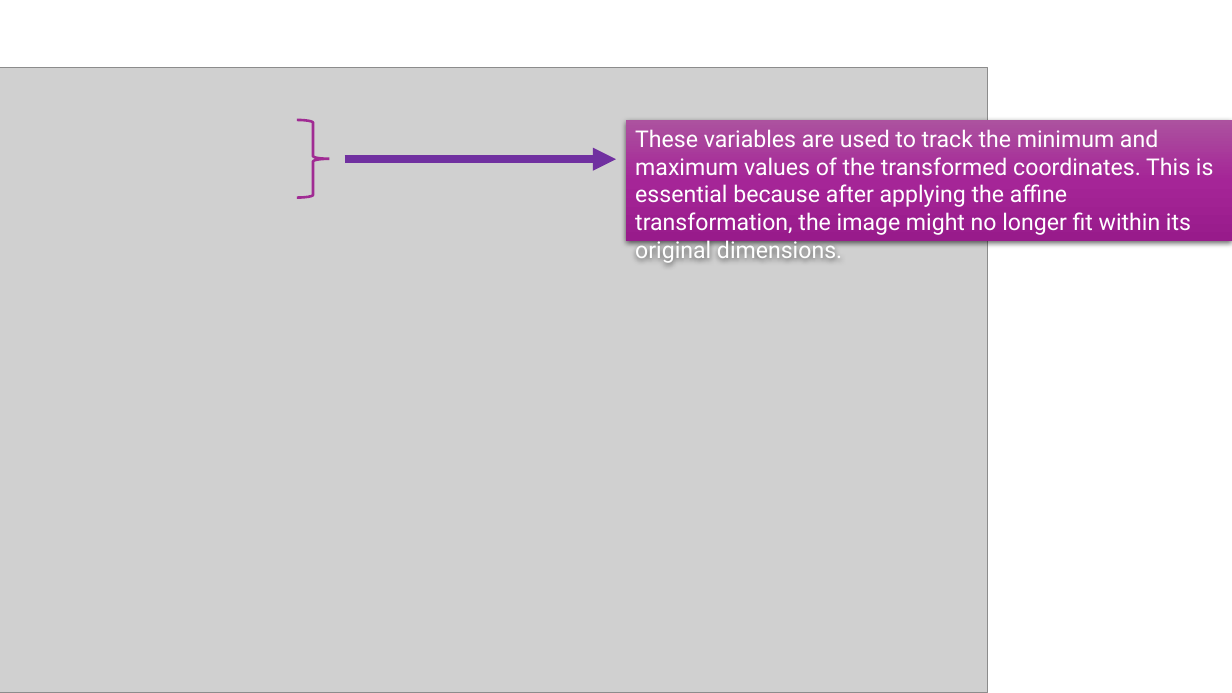
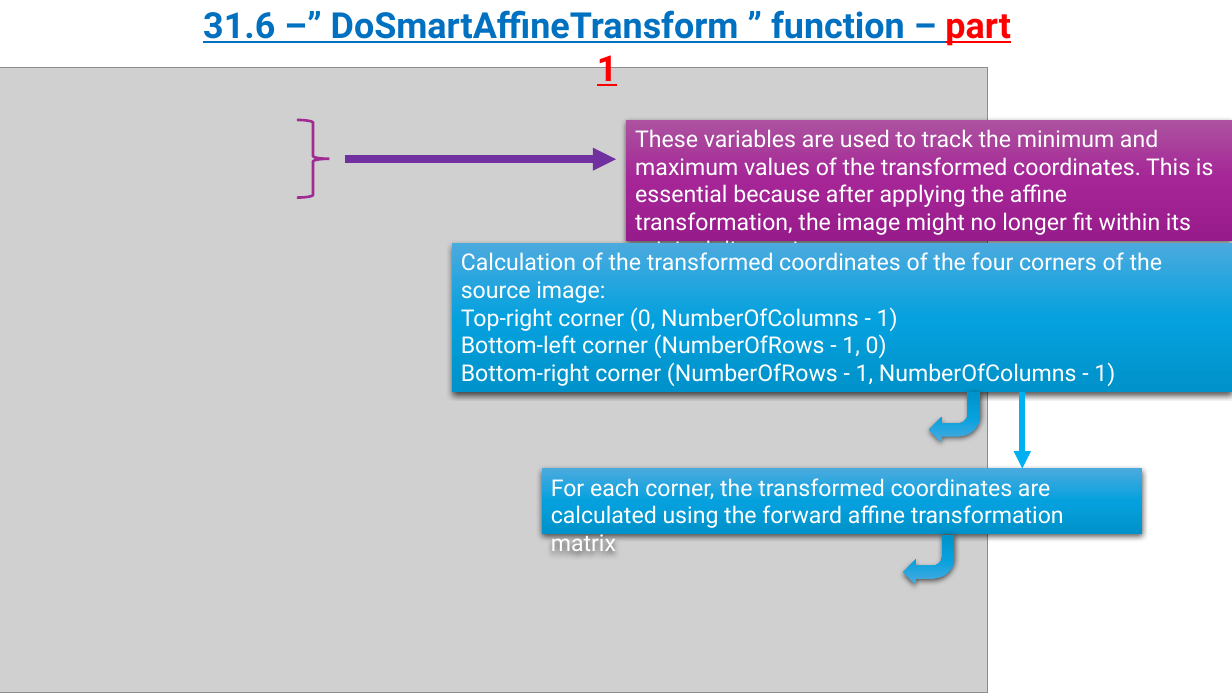
Before and after one commit to omripony/image-processing, a slide deck: slide 13 of labs/lab31-waiting for grade/version 2/1950-2210-7939-ImPr31-2.pptx (slide 14 before the commit). Drawn at 1232x693 pixels with LibreOffice and Linux fonts; fonts in the diff are those of the drawing; grey boxes stand for pictures. Boxes give left, top, right and bottom in pixels: in the first picture for what was removed or moved away, otherwise in the second. Text is boxed around its words. In the diff, an @@ line names an element or a change of style, - is before the commit and + after.

```diff
--- a/labs/lab31-waiting for grade/version 2/1950-2210-7939-ImPr31-2.pptx
+++ b/labs/lab31-waiting for grade/version 2/1950-2210-7939-ImPr31-2.pptx
@@ text added at box(203, 10, 1011, 90), 28 pt, text #0070C0, bold, underline @@
+31.6 –” DoSmartAffineTransform ” function – part 1
@@ rectangle added at box(452, 243, 1232, 393), fill gradient #4CAADF to #05A2DF to #0092CB, 18 pt, text #FFFFFF @@
+Calculation of the transformed coordinates of the four corners of the source image:
+Top-right corner (0, NumberOfColumns - 1)
+Bottom-left corner (NumberOfRows - 1, 0)
+Bottom-right corner (NumberOfRows - 1, NumberOfColumns - 1)
@@ bent arrow added at box(929, 393, 981, 443), fill gradient #4CAADF to #05A2DF to #0092CB @@
@@ arrow added from (1022, 393) to (1022, 469), #00B0F0 4.5 pt @@
@@ rectangle added at box(542, 469, 1142, 534), fill gradient #4CAADF to #05A2DF to #0092CB, 18 pt, text #FFFFFF @@
+For each corner, the transformed coordinates are calculated using the forward affine transformation matrix
@@ bent arrow added at box(904, 535, 956, 585), fill gradient #4CAADF to #05A2DF to #0092CB @@
```
Also in this commit, not shown: 13 other slides changed, 2 slides added, 3 slides removed.
